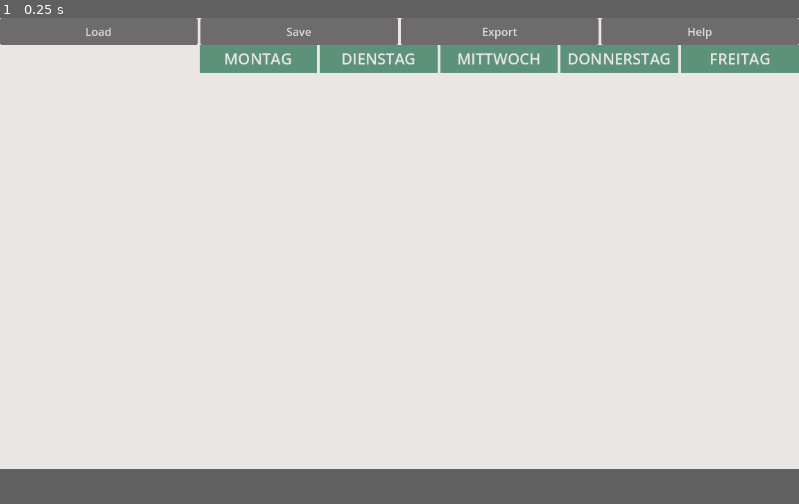
Above: before the commit, frame 1.
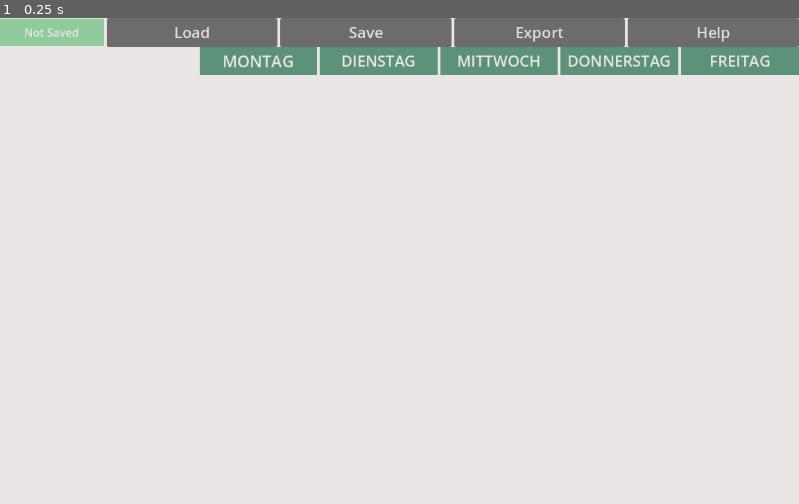
Above: after the commit, the same moment.

Repository: FlorianKloeckner/uzl-better-planner
Game: Godot game, scene res://scenes/node_2d.tscn
Two runs of this game, one before a commit and one after it. Both use one fixed random seed, a clock stepped at 60 frames per second and the inputs below.
Inputs:
- Up to frame 1 (0.25 s): no input
In our replay, the window is 799x451 before the commit and 799x486 after it. These sizes can differ from the game's own. Grey fills any space a smaller window leaves; there, only what the larger window draws over its background counts as a difference.

The runs differ from the first frame. In frame 1, 2.5% of the frame differs, in the area x 0-100%, y 0-12%.

Commit message:
add saving xml file

Diff:
--- a/project.godot
+++ b/project.godot
@@ -17,7 +17,7 @@
 
 [display]
 
-window/size/viewport_height=650
+window/size/viewport_height=700
 
 [gui]
 
--- a/scenes/ClassWidget.tscn
+++ b/scenes/ClassWidget.tscn
@@ -6,12 +6,13 @@
 custom_minimum_size = Vector2(105.785, 39.215)
 layout_mode = 3
 anchors_preset = 0
-offset_right = 176.0
+offset_right = 177.0
 offset_bottom = 50.0
 size_flags_horizontal = 3
 script = ExtResource("1_27ln3")
 
 [node name="ColorRect" type="ColorRect" parent="."]
+z_index = -1
 layout_mode = 1
 anchors_preset = -1
 anchor_right = 1.0
@@ -22,11 +23,8 @@
 [node name="Time" type="Label" parent="."]
 texture_filter = 2
 layout_mode = 1
-anchors_preset = -1
-anchor_left = 0.021
+anchors_preset = 10
 anchor_right = 1.0
-offset_left = -2.696
-offset_right = -3.0
 offset_bottom = 14.0
 grow_horizontal = 2
 theme_override_colors/font_color = Color(0, 0, 0, 1)
@@ -34,30 +32,35 @@
 text = "Placeholder"
 autowrap_mode = 1
 
+[node name="ColorRect" type="ColorRect" parent="Time"]
+z_index = -1
+layout_mode = 1
+offset_right = 61.0
+offset_bottom = 14.0
+color = Color(0.560784, 0.796078, 0.607843, 1)
+
 [node name="Label" type="Label" parent="."]
 texture_filter = 2
 layout_mode = 2
-anchor_left = 0.023
-anchor_right = 1.0
-anchor_bottom = 0.5
-offset_left = -3.048
-offset_top = 14.0
-offset_right = 1.0
-offset_bottom = 25.0
+anchor_left = 0.03
+anchor_top = 0.28
+anchor_right = 0.967
+anchor_bottom = 1.0
+offset_left = -0.31
+offset_right = -0.159012
 theme_override_colors/font_color = Color(0, 0, 0, 1)
 theme_override_constants/line_spacing = -5
 theme_override_font_sizes/font_size = 12
-text = "Placeholder PLacerholder opklacerholdersdfssssssssssssssssssssssssssssssssssssssss"
+text = "Placeholder "
 vertical_alignment = 1
 autowrap_mode = 1
+text_overrun_behavior = 3
 
 [node name="Button" type="Button" parent="."]
 layout_mode = 1
 anchors_preset = -1
-anchor_top = 0.28
 anchor_right = 1.0
 anchor_bottom = 1.0
-offset_top = -14.0
 flat = true
 
 [connection signal="mouse_entered" from="." to="." method="_on_mouse_entered"]
--- a/scenes/node_2d.tscn
+++ b/scenes/node_2d.tscn
@@ -14,6 +14,7 @@
 script = ExtResource("1_4dvvg")
 
 [node name="ColorRect" type="ColorRect" parent="."]
+z_index = -1
 layout_mode = 1
 anchors_preset = 15
 anchor_right = 1.0
@@ -31,24 +32,48 @@
 grow_vertical = 2
 script = ExtResource("2_4vge2")
 
+[node name="Label" type="Label" parent="UI Buttons"]
+custom_minimum_size = Vector2(150, 0)
+layout_mode = 2
+theme_override_colors/font_color = Color(0.917647, 0.901961, 0.898039, 1)
+text = "Not Saved"
+horizontal_alignment = 1
+vertical_alignment = 1
+
+[node name="ColorRect" type="ColorRect" parent="UI Buttons/Label"]
+z_index = -1
+layout_mode = 1
+anchors_preset = 15
+anchor_right = 1.0
+anchor_bottom = 1.0
+offset_top = -8.0
+offset_bottom = 8.0
+grow_horizontal = 2
+grow_vertical = 2
+color = Color(0.560784, 0.796078, 0.607843, 1)
+
 [node name="LoadButton" type="Button" parent="UI Buttons"]
 layout_mode = 2
 size_flags_horizontal = 3
+theme_override_font_sizes/font_size = 22
 text = "Load"
 
 [node name="SaveButton" type="Button" parent="UI Buttons"]
 layout_mode = 2
 size_flags_horizontal = 3
+theme_override_font_sizes/font_size = 22
 text = "Save"
 
 [node name="ExportButton" type="Button" parent="UI Buttons"]
 layout_mode = 2
 size_flags_horizontal = 3
+theme_override_font_sizes/font_size = 22
 text = "Export"
 
 [node name="HelpButton" type="Button" parent="UI Buttons"]
 layout_mode = 2
 size_flags_horizontal = 3
+theme_override_font_sizes/font_size = 22
 text = "Help"
 
 [node name="ScrollContainer" type="ScrollContainer" parent="."]
@@ -87,7 +112,7 @@
 offset_bottom = 40.0
 grow_horizontal = 2
 theme_override_colors/font_color = Color(0.917647, 0.901961, 0.898039, 1)
-theme_override_font_sizes/font_size = 22
+theme_override_font_sizes/font_size = 23
 text = "MONTAG"
 horizontal_alignment = 1
 vertical_alignment = 1
--- a/scripts/class_widget.gd
+++ b/scripts/class_widget.gd
@@ -13,14 +13,22 @@
 var length: int
 var day: int
 var lecture_name: String = "Placeholder"
+
+var conflict: bool = false
 # Called when the node enters the scene tree for the first time.
 func _ready() -> void:
-	$ColorRect.color = Color.GRAY
+	if not conflict:
+		$ColorRect.color = Color.GRAY
+	else:
+		$ColorRect.color = Color.PALE_VIOLET_RED
 	#this too shall
 	pass
 func _on_button_pressed() -> void:
 	toggle_active()
 	get_parent().get_parent().get_parent().set_board()
+
+func set_conflict():
+	conflict = true
 
 func calculate_height():
 	var t:float = end_time - start_time
--- a/scripts/node_2d.gd
+++ b/scripts/node_2d.gd
@@ -6,17 +6,17 @@
 
 
 var current_file_path #= "xml-files/data.xml"
-
 var parser = XMLParser.new()
 var start_time: String
 var node_name: String
 var end_time: String
 
-var time_scaler:float = (650.0-39.0)/600.0
+var time_scaler:float = ((650.0-40.0)/600.0 )
 
 func _ready():
+	if FileAccess.file_exists("user://backup/save.xml"):
+		current_file_path = "user://backup/save.xml"
 	if current_file_path != "" and current_file_path != null:
-		print(current_file_path)
 		rebuild()
 # Called when the node enters the scene tree for the first time.
 func rebuild() -> void:
@@ -25,13 +25,11 @@
 		n.queue_free()
 
 	var lecture_list = parse_xml(current_file_path)
-	print(str(lecture_list) + "lecture_list")
 	for l in lecture_list:
 		var instance:Variant = CLASS_WIDGET.instantiate()
 		instance.set_label(l[0])
 
 		instance.set_times(_convert_time(l[1]), _convert_time(l[2]))
-		print("contents of l[3]: " + str(l[3]))
 		instance.day = int(l[3][0]) - 1
 		$ScrollContainer/Lecture_list.add_child(instance)
 	set_board()
@@ -47,7 +45,6 @@
 
 
 	for i in range(lectures.size()):
-		print(i)
 		var day_list = lectures[i]
 		#var sweep_list = sweep_line(day_list)
 		var day:Variant = get_day_by_index(i)
@@ -64,7 +61,7 @@
 				vbox.size_flags_horizontal = Control.SIZE_EXPAND_FILL
 				vbox.add_theme_constant_override("separation", 0)
 				add_space(vbox, lecture.start_time - latest_time)
-				add_lecture(vbox, lecture)
+				add_lecture(vbox, lecture, len(group) > 1)
 				box.add_child(vbox)
 			latest_time = max_latest_time
 			max_latest_time = 0
@@ -121,11 +118,13 @@
 	instance.custom_minimum_size = Vector2(0, amount*time_scaler)
 	day.add_child(instance)
 
-func add_lecture(day:Variant, lecture:Variant):
+func add_lecture(day:Variant, lecture:Variant, conflict:bool):
 	var instance = CLASS_WIDGET.instantiate()
 	instance.set_times(lecture.start_time, lecture.end_time)
 	instance.set_label(lecture.lecture_name)
 	instance.calculate_height()
+	if conflict:
+		instance.set_conflict()
 	day.add_child(instance)
 
 func sort_lectures(lectures):
@@ -133,8 +132,6 @@
 	var l = [Array(), Array(), Array(), Array(), Array()]
 	for lec in lectures:
 		var day = lec.day
-		print(lec.name)
-		print(day)
 		l.get(day).append(lec)
 		l.set(day, l.get(day))
 	for day:Array in l:
@@ -173,7 +170,6 @@
 					end_time = parser.get_node_data()
 				if parser.get_node_name() == "repeat" and parser.get_node_type() == parser.NODE_ELEMENT:
 					parser.read()
-					print(parser.get_node_data())
 					if parser.get_node_data().split(" ")[0] == "w1":
 						day.append(parser.get_node_data().split(" ")[1])
 			print("The Lecture: " + node_name + " (" + start_time + " - " + end_time + ")")
@@ -195,9 +191,9 @@
 
 
 func _on_file_dialog_confirmed() -> void:
-	print("confirmed")
 	current_file_path = $FileDialog.current_path
-	print("current_file_path")
+	DirAccess.make_dir_recursive_absolute("user://backup")
+	DirAccess.open("user://").copy($FileDialog.current_path, "user://backup/save.xml")
 	rebuild()
 
 
